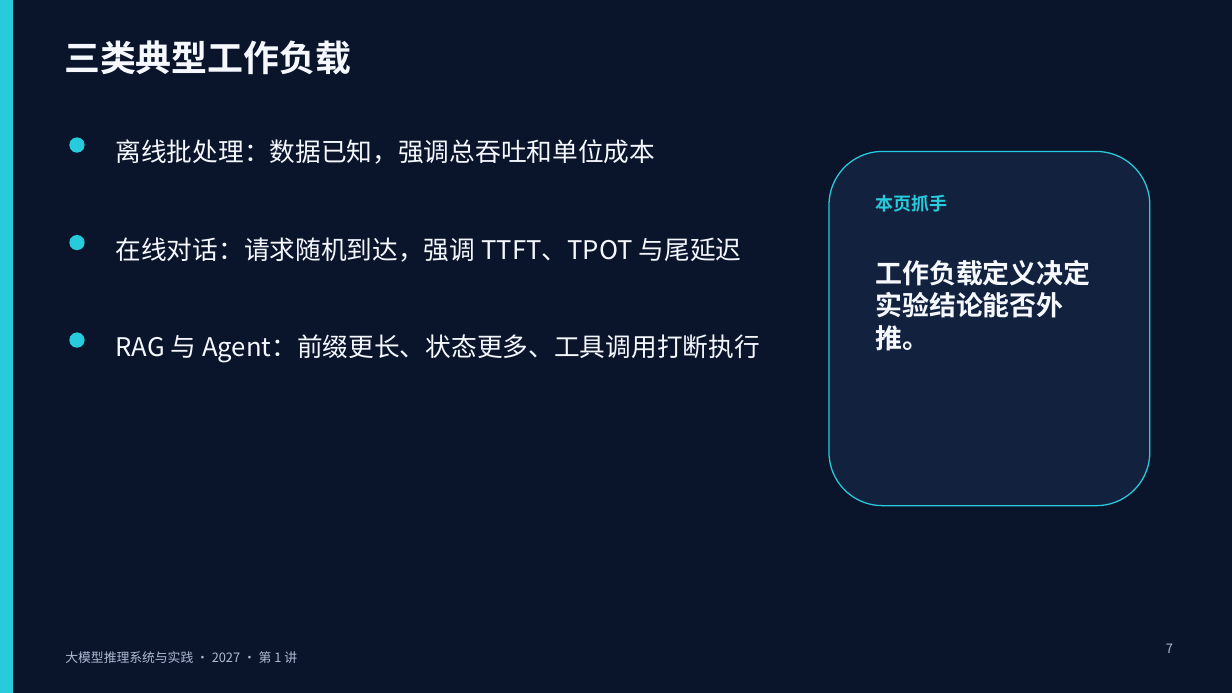
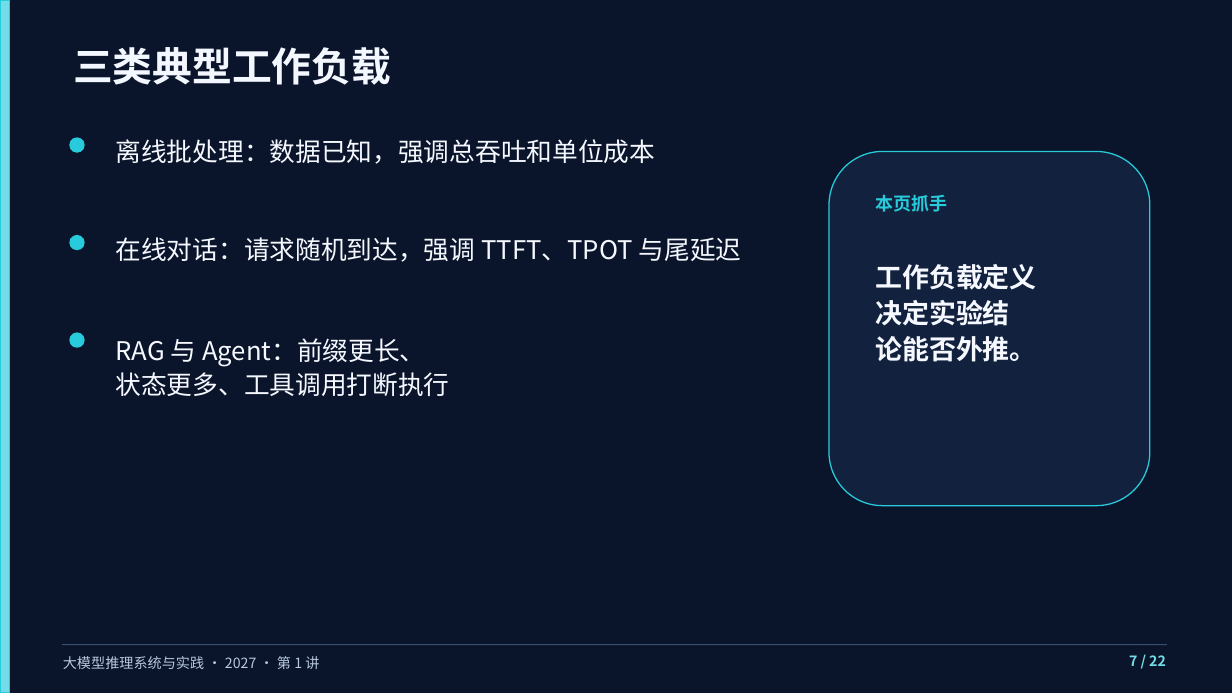
Before and after one commit to vLLM-HUST/intro-to-llm-inference-engines, a slide deck: slide 7 of build/slides/2027/lectures-8-pptx/第01讲_课程导论与评价指标.pptx. Drawn at 1232x693 pixels with LibreOffice and Linux fonts; fonts in the diff are those of the drawing. Boxes give left, top, right and bottom in pixels: in the first picture for what was removed or moved away, otherwise in the second. Text is boxed around its words. In the diff, an @@ line names an element or a change of style, - is before the commit and + after.

Commit message:
Refine the projection layout across all ten course decks

```diff
--- a/build/slides/2027/lectures-8-pptx/第01讲_课程导论与评价指标.pptx
+++ b/build/slides/2027/lectures-8-pptx/第01讲_课程导论与评价指标.pptx
@@ rectangle resized from (x1=0, y1=0, x2=13, y2=693) to (x1=0, y1=0, x2=9, y2=693) @@
@@ rectangle at (x1=0, y1=0, x2=9, y2=693): fill #28CBDB to #72DDE9 @@
@@ text "三类典型工作负载" moved from (x1=64, y1=40, x2=351, y2=75) to (x1=73, y1=47, x2=391, y2=85) @@
@@ text "三类典型工作负载" at (x1=73, y1=47, x2=391, y2=85): size 28 to 31 pt, text colour #F5F8FF to #F3F7FF @@
@@ text at (x1=875, y1=264, x2=1037, y2=362): text changed @@
-工作负载定义决定实验结论能否外推。
+工作负载定义
+决定实验结
+论能否外推。
@@ text at (x1=115, y1=338, x2=449, y2=396): text changed @@
-RAG 与 Agent：前缀更长、状态更多、工具调用打断执行
+RAG 与 Agent：前缀更长、
+状态更多、工具调用打断执行
@@ rectangle added at (x1=62, y1=644, x2=1167, y2=645), fill #36506B @@
@@ text "大模型推理系统与实践 · 2027 · 第 ..." at (x1=63, y1=656, x2=319, y2=669): size 10 to 11 pt, text colour #AEBCD3 to #B8C9E0; line spacing 1 to 1.1 @@
@@ rectangle removed at (x1=1119, y1=637, x2=1183, y2=670) @@
@@ text at (x1=1129, y1=655, x2=1166, y2=666): text changed; size 10 to 11 pt; text colour #AEBCD3 to #72DDE9; bold on @@
-7
+7 / 22
```
Also in this commit, not shown: 21 other slides changed, 9 other files.
